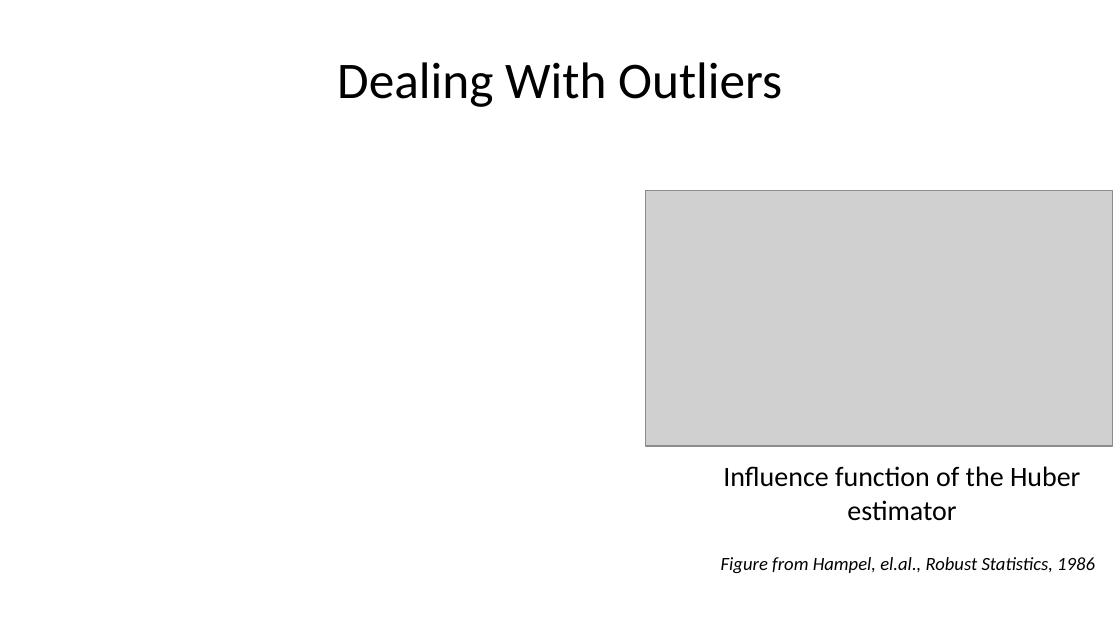
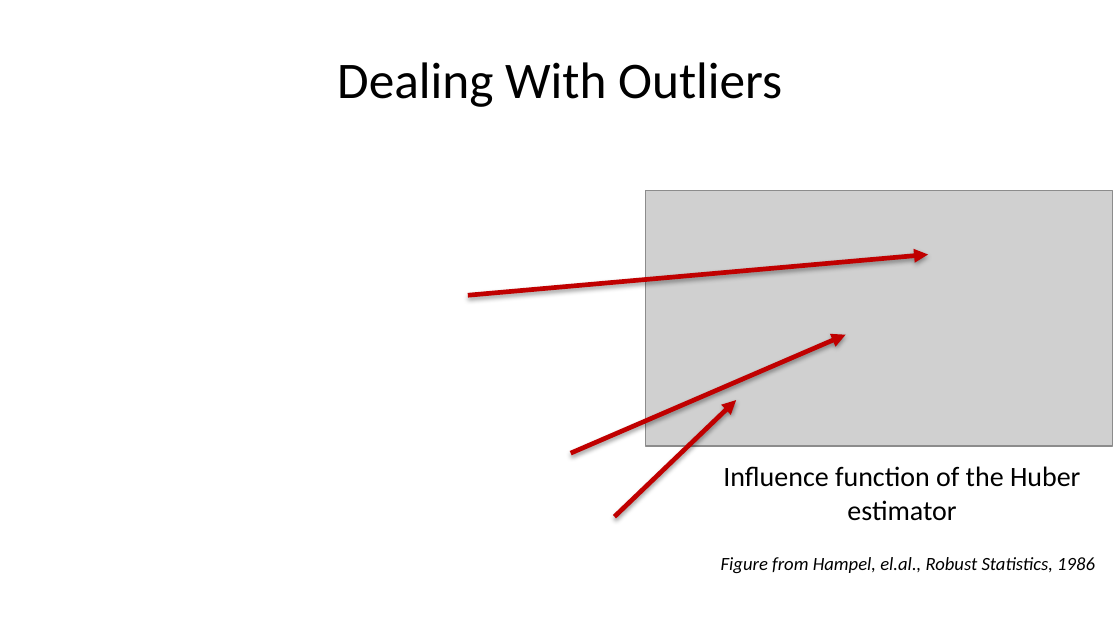
Before and after one commit to StephenElston/CSCI-E-83, a slide deck: slide 49 of LectureSlides/10b_ModelsFor OutliersAndOverdispersion.pptx (slide 48 before the commit). Drawn at 1120x630 pixels with LibreOffice and Linux fonts; fonts in the diff are those of the drawing; grey boxes stand for pictures. Boxes give left, top, right and bottom in pixels: in the first picture for what was removed or moved away, otherwise in the second. Text is boxed around its words. In the diff, an @@ line names an element or a change of style, - is before the commit and + after.

```diff
--- a/LectureSlides/10b_ModelsFor OutliersAndOverdispersion.pptx
+++ b/LectureSlides/10b_ModelsFor OutliersAndOverdispersion.pptx
@@ arrow added from (468, 296) to (928, 254), #C00000 3 pt @@
@@ arrow added from (571, 454) to (846, 335), #C00000 3 pt @@
@@ arrow added from (615, 516) to (736, 400), #C00000 3 pt @@
```
Also in this commit, not shown: 7 other slides changed, 1 slide added.
